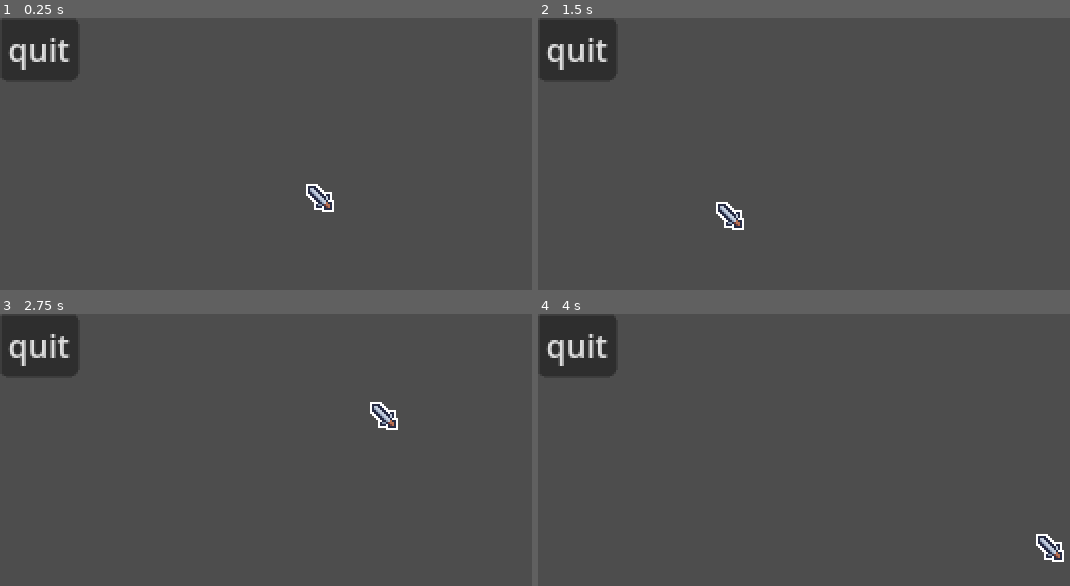
Above: before the commit, frames 1-4 (two rows, left to right).
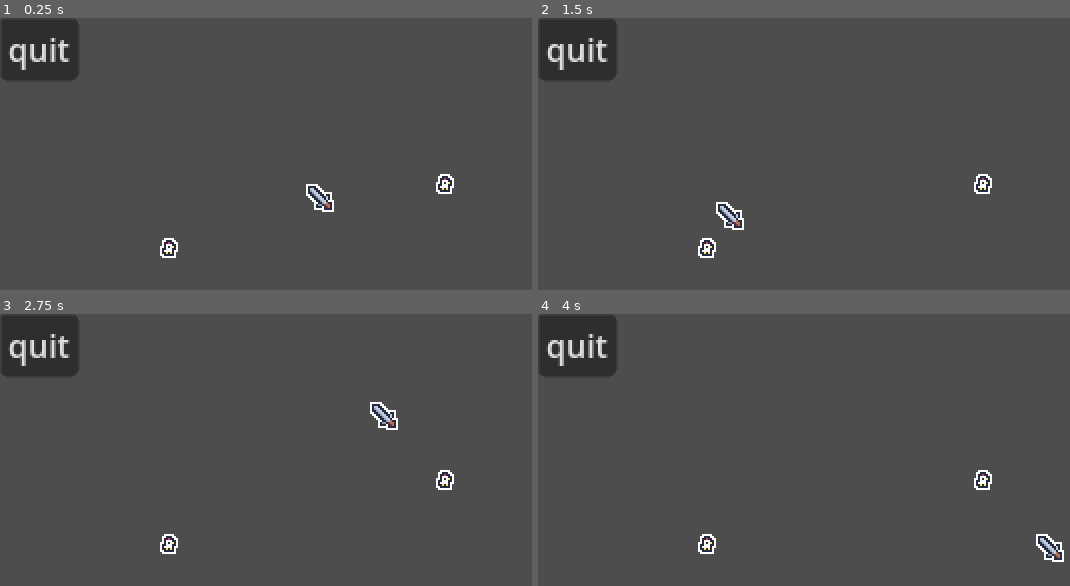
Above: after the commit, the same moments.

Repository: mrbartchak/chicken-incremental-game
Game: Godot game, scene res://core/playground.tscn
Two runs of this game, one before a commit and one after it. Both use one fixed random seed, a clock stepped at 60 frames per second and the inputs below.
Inputs (mouse positions are in pixels of both pictures, inside the frame that each line leads up to):
- Up to frame 1 (0.25 s): no input
- Up to frame 2 (1.5 s): tap Enter at 0.5 s; move the mouse to (1000, 181) at 0.52 s; tap Space at 1.25 s; move the mouse to (729, 216) at 1.27 s
- Up to frame 3 (2.75 s): tap Enter at 2 s; move the mouse to (383, 414) at 2.02 s
- Up to frame 4 (4 s): tap Space at 2.75 s; move the mouse to (825, 566) at 2.77 s; tap Enter at 3.5 s; move the mouse to (1048, 547) at 3.52 s

The runs differ from the first frame. In frame 1, 0.4% of the frame differs, in the area x 30-86%, y 57-89%; in frame 2, 0.4%; in frame 3, 0.4%; in frame 4, 0.4%.

Commit message:
some chicken and sword logic

Diff:
--- /dev/null
+++ b/chickens/chicken.gd
@@ -0,0 +1,16 @@
+class_name Chicken
+extends Area2D
+
+var max_health: int = 3
+var health: int
+
+func _ready() -> void:
+	health = max_health
+
+func take_damage(amount: int) -> void:
+	health -= amount
+	if health <= 0:
+		die()
+
+func die() -> void:
+	queue_free()
--- /dev/null
+++ b/chickens/chicken.tscn
@@ -0,0 +1,16 @@
+[gd_scene load_steps=4 format=3 uid="uid://4hf7dgvsytss"]
+
+[ext_resource type="Script" uid="uid://i5bufqdi8vt6" path="res://chickens/chicken.gd" id="1_scr0v"]
+[ext_resource type="Texture2D" uid="uid://btm6w43e47xo5" path="res://chickens/chicken_even.png" id="2_scr0v"]
+
+[sub_resource type="CircleShape2D" id="CircleShape2D_ji1vg"]
+radius = 5.0
+
+[node name="Chicken" type="Area2D"]
+script = ExtResource("1_scr0v")
+
+[node name="Sprite2D" type="Sprite2D" parent="."]
+texture = ExtResource("2_scr0v")
+
+[node name="CollisionShape2D" type="CollisionShape2D" parent="."]
+shape = SubResource("CircleShape2D_ji1vg")
--- a/core/playground.tscn
+++ b/core/playground.tscn
@@ -1,9 +1,18 @@
-[gd_scene load_steps=3 format=3 uid="uid://csx3owk01my5x"]
+[gd_scene load_steps=4 format=3 uid="uid://csx3owk01my5x"]
 
 [ext_resource type="PackedScene" uid="uid://dsq368wv1wotj" path="res://sword/sword.tscn" id="1_qfrr3"]
 [ext_resource type="Script" uid="uid://83ew0hqw78vm" path="res://core/ui_manager.gd" id="2_we4n0"]
+[ext_resource type="PackedScene" uid="uid://4hf7dgvsytss" path="res://chickens/chicken.tscn" id="3_6i40u"]
 
 [node name="Playground" type="Node2D"]
+
+[node name="Chickens" type="Node2D" parent="."]
+
+[node name="Chicken2" parent="Chickens" instance=ExtResource("3_6i40u")]
+position = Vector2(222, 83)
+
+[node name="Chicken" parent="Chickens" instance=ExtResource("3_6i40u")]
+position = Vector2(84, 115)
 
 [node name="Sword" parent="." instance=ExtResource("1_qfrr3")]
 
--- a/sword/sword.gd
+++ b/sword/sword.gd
@@ -9,3 +9,9 @@
 func _process(delta):
 	var target := get_global_mouse_position()
 	global_position = global_position.lerp(target, follow_speed * delta)
+
+func attack() -> void:
+	var bodies: Array[Area2D] = get_overlapping_areas()
+	for area: Area2D in bodies:
+		if area.has_method("take_damage"):
+			area.take_damage(1)
--- a/sword/sword.tscn
+++ b/sword/sword.tscn
@@ -13,3 +13,5 @@
 
 [node name="CollisionShape2D" type="CollisionShape2D" parent="."]
 shape = SubResource("CircleShape2D_ghqvi")
+
+[node name="AttackTimer" type="Timer" parent="."]
Not shown, added: chickens/chicken.gd.uid
Binary file added: chickens/chicken_even.png
Not shown, added: chickens/chicken_even.png.import
Not shown, added: chickens/chicken_odd.png.import
